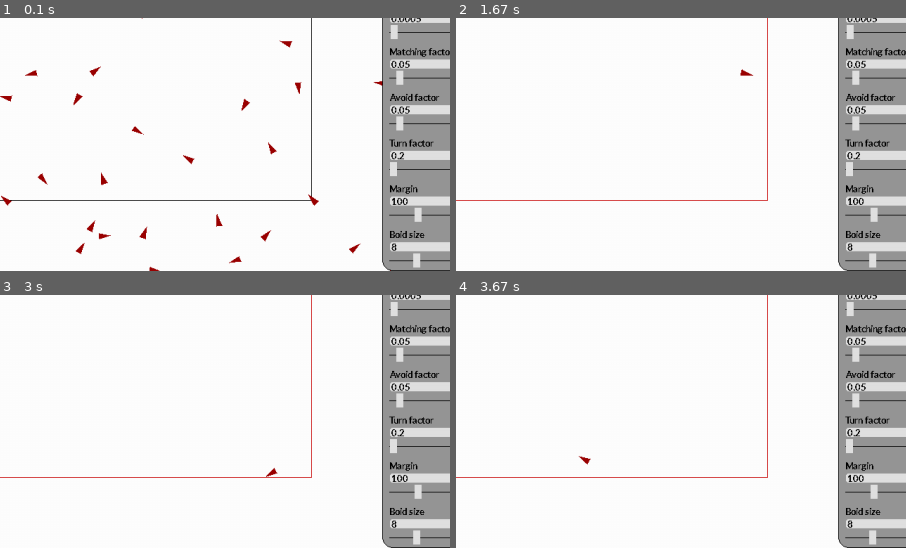
Above: before the commit, frames 1-4 (two rows, left to right).
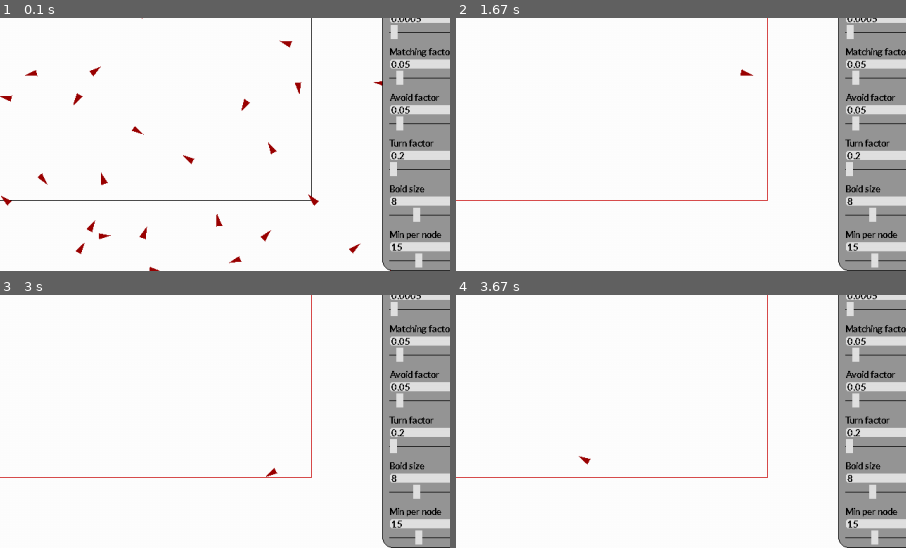
Above: after the commit, the same moments.

Repository: Peter-Vanderhyde/Boid-Simulation
Game: pygame game, started from main.py
The game is run twice, just before and just after one commit, with the same random seed, the same clock (stepped at 60 frames per second) and the same inputs.
Inputs (mouse positions are % of the whole screen's width and height, from its top left):
- Up to frame 1 (0.1 s): no input
- Up to frame 2 (1.67 s): tap G at 0.33 s; press the mouse at (87, 26) at 0.7 s; move the mouse to (79, 31) at 0.8 s; release the mouse at (71, 37) at 0.93 s; press the mouse at (87, 8) at 1.03 s; move the mouse to (58, 21) at 1.13 s; release the mouse at (29, 34) at 1.27 s; press the mouse at (87, 5) at 1.37 s; move the mouse to (65, 11) at 1.47 s; release the mouse at (42, 17) at 1.6 s
- Up to frame 3 (3 s): hold Right 1.67-2.13 s; click "6" at 2.22 s; hold Right 2.5-2.97 s
- Up to frame 4 (3.67 s): click (70, 21) at 3.05 s; press the mouse at (87, 17) at 3.37 s; move the mouse to (74, 19) at 3.47 s; release the mouse at (61, 21) at 3.6 s
The pictures show only the part of the screen within x 38-88%, y 50-100%; the shares and areas given below are measured in that part.

The runs differ from the first frame. In frame 1, 0.6% of the frame differs, in the area x 86-99%, y 66-99%; in frame 2, 0.6%; in frame 3, 0.6%; in frame 4, 0.6%.

Commit message:
Finishing touches on tree and comments

Diff:
--- a/canvas.py
+++ b/canvas.py
@@ -13,7 +13,7 @@
         self.height = self.screen.get_height()
         self.sidebar = None
 
-        margin = settings["margin"]["value"]
+        margin = 100 # settings["margin"]["value"]
         # Create rectangle area the boids will try to stay within
         # ((corner_x, corner_y), (width, height))
         self.active_area = ((margin, margin),
@@ -86,6 +86,6 @@
                 elif event.key == pygame.K_TAB:
                     self.show_circles = not self.show_circles # Show view circles around boids
                 elif event.key == pygame.K_g:
-                    self.show_grid = not self.show_grid
+                    self.show_grid = not self.show_grid # Display the nodes of the quad tree
 
             self.sidebar.check_event(event)
--- a/main.py
+++ b/main.py
@@ -56,11 +56,11 @@
         "min": 0,
         "max": 5
     },
-    "margin": {
-        "value": 100,
-        "min": 0,
-        "max": None
-    },
+    # "margin": {
+    #     "value": 100,
+    #     "min": 0,
+    #     "max": None
+    # },
     "boid size": {
         "value": 8,
         "min": 0.01,
@@ -124,7 +124,8 @@
     clock = pygame.time.Clock() # Allows pygame to limit the fps
     last_frame = time.time()
 
-    settings["margin"]["max"] = min(width, height) / 2 - 1
+    # Setting margin not yet working
+    # settings["margin"]["max"] = min(width, height) / 2 - 1
     canvas = Canvas(width, height, (255, 255, 255), settings) # Handles functions for drawing, and events
     canvas.create_sidebar(width=250, margins=(10, 10))
     for key in settings.keys():
@@ -143,7 +144,7 @@
         minimum = settings["min per node"]["value"]
         maximum = settings["max per node"]["value"]
         if int(minimum) != tree.min_nodes or int(maximum) != tree.max_nodes:
-            tree.update(int(minimum), int(maximum))
+            tree.update_node_size(int(minimum), int(maximum))
 
         """ New Simulation Method """
         boid_setting = int(settings["boids"]["value"])
@@ -155,17 +156,6 @@
 
         simulation.simulate(boids, canvas.active_area, settings, tree, dt)
 
-        """ Old Simulation Method """
-        # boid_setting = int(settings["boids"]["value"])
-        # if boid_setting != len(boids):
-        #     if len(boids) < boid_setting:
-        #         boids += create_boids(width, height, tree=tree, num_of_boids=boid_setting - len(boids))
-        #     else:
-        #         while len(boids) > boid_setting:
-        #             boids.remove(random.choice(boids))
-
-        # simulation.old_simulate(boids, canvas.active_area, settings, dt)
-
         canvas.draw(boids)
 
         pygame.display.update()
--- a/quad_tree.py
+++ b/quad_tree.py
@@ -5,6 +5,8 @@
 
 
 def create_tree(width, height, center, max_nodes, min_nodes):
+    """Returns a tree based on the width, height, etc."""
+
     tl = Vector(center.x - width // 2, center.y - height // 2)
     br = tl + Vector(width, height)
     tree = QuadTree(tl, br, max_nodes=max_nodes, min_nodes=min_nodes)
@@ -18,12 +20,14 @@
 
 
 class QuadTree:
+    """A quad tree containing multiple nodes per leaf that dynamically change as the nodes move."""
+
     def __init__(self, top_left, bottom_right, nodes=[], parent=None, max_nodes=25, min_nodes=15):
         self.nodes = nodes
         self.parent = parent
-        self.max_nodes = max_nodes
-        self.min_nodes = min_nodes
-        self.node_count = len(nodes)
+        self.max_nodes = max_nodes # Node number at which the leaf will subdivide
+        self.min_nodes = min_nodes # Node number at which a parent will reabsorb its kids' nodes
+        self.node_count = len(nodes) # The number of total nodes whithin all children combined
         self.leaf = True
         self.tl_corner = top_left
         self.br_corner = bottom_right
@@ -46,7 +50,7 @@
         self.insert_node(Node(boid))
 
     def get_child(self, string):
-        """Returns the tree object of the given child string."""
+        """Returns the child tree object based on the given child string."""
 
         try:
             return self.children[string]
@@ -54,14 +58,14 @@
             raise RuntimeError(f"Unable to retrieve child with the string '{string}'.")
 
     def set_child(self, string, tree):
-        """Sets the tree object of the given child string."""
+        """Sets the child tree object of the given child string."""
 
         if tree is None or type(tree) == QuadTree:
             self.children[string] = tree
         else:
             raise TypeError("Attempted to set child as non quadtree type.")
 
-    def find_child_for_node(self, n):
+    def find_child_string_for_node(self, n):
         """Returns the string of which child quad the node is inside."""
 
         x, y = self.center
@@ -119,10 +123,12 @@
             raise RuntimeError("Received invalid child string.")
 
     def divide(self):
+        """Subdivides the current leaf and separate its nodes into the appropriate children."""
+
         for node in self.nodes:
-            child_string = self.find_child_for_node(node)
+            child_string = self.find_child_string_for_node(node)
             child = self.get_child(child_string)
-            if child is None:
+            if child is None: # No child in that quadrant yet
                 self.create_child(child_string, node, self)
             else:
                 child.insert_node(node)
@@ -131,18 +137,21 @@
         self.leaf = False
 
     def insert_node(self, n):
+        """Finds the correct leaf to place the given node into."""
+
         if self.leaf:
             self.nodes.append(n)
             self.node_count += 1
             if len(self.nodes) > self.max_nodes and\
                     abs(self.tl_corner.x - self.br_corner.x) >= 4 and\
-                    abs(self.tl_corner.y - self.br_corner.y) >= 4: # There's room for more subtrees:
+                    abs(self.tl_corner.y - self.br_corner.y) >= 4: # There's room for more subtrees
                 # The node has too many objects, so it will subdivide
                 self.divide()
         else:
-            child_string = self.find_child_for_node(n)
+            child_string = self.find_child_string_for_node(n)
             child = self.get_child(child_string)
             if child is None:
+                # Create a new leaf to place the node in
                 self.create_child(child_string, n, self)
             else:
                 child.insert_node(n)
@@ -150,7 +159,9 @@
             self.node_count += 1
 
     def get_all_leaves(self):
-        if self.nodes != []:
+        """Finds all of the leaves' nodes within itself/its children."""
+
+        if self.leaf: # Reached a leaf
             return self.nodes
         else:
             leaves = []
@@ -161,11 +172,15 @@
             return leaves
 
     def reabsorb(self):
+        """Finds every node in its children, at makes itself a leaf to hold them, and deletes its children."""
+
         self.nodes = self.get_all_leaves()
         self.clear_children()
         self.leaf = True
 
     def remove_node(self, n):
+        """Checks the appropriate leaf where the node should be located, then removes it when found."""
+
         if self.nodes != []:
             for index, node in enumerate(self.nodes):
                 if node.boid is n.boid:
@@ -175,57 +190,85 @@
 
             raise RuntimeError("Unable to find boid in tree.")
         else:
-            child_string = self.find_child_for_node(n)
+            child_string = self.find_child_string_for_node(n)
             child = self.get_child(child_string)
             if child is None:
                 raise RuntimeError("Unable to find boid in tree.")
 
             child.remove_node(n)
             self.node_count -= 1
-            if child.node_count <= 0:
-                self.set_child(child_string, None)
+            if child.node_count <= 0: # No nodes left in that child
+                self.set_child(child_string, None) # Remove the child
 
             if self.node_count < self.min_nodes:
+                # The combined nodes in its children are less than the minimum, so combine them
                 self.reabsorb()
 
     def get_possible_nodes(self, check_rect):
+        """Based on a given Rect, find all nodes who overlap with that rect, as
+        they may contain nodes within the Rect."""
+
         if self.leaf:
             return self.nodes
         else:
             all_nodes = []
             for child in self.children.values():
-                if child and check_rect.colliderect(child.rect):
+                if child and check_rect.colliderect(child.rect): # Overlaps
                     all_nodes += child.get_possible_nodes(check_rect)
 
             return all_nodes
 
     def find_points_in_radius(self, position, radius):
-        rect = Rect(position.x - radius, position.y - radius, radius*2, radius*2)
+        """First finds the possible nodes within a Rect surrounding
+        the circle. Then it checks each node separately to see if it is within the circle."""
+
+        rect = Rect(position.x - radius, position.y - radius, radius*2, radius*2) # Rect surrounding circle
         possible_points = self.get_possible_nodes(rect)
         in_range = []
-        for node in possible_points:
-            if position.distance_squared_to(node.boid.position) <= radius**2:
+        for node in possible_points: # Check each node separately
+            if position.distance_squared_to(node.boid.position) <= radius**2: # Checking the square for computation time
                 in_range.append(node)
 
         return in_range
 
     def get_boids_in_sight(self, boid):
-        nodes = self.find_points_in_radius(boid.position, max(boid.settings["view distance"]["value"], boid.settings["separation distance"]["value"]))
-        return [node.boid for node in nodes]
+        """This finds all boids within sight of this boid based on the boids'
+        position and view distance."""
+
+        nodes = self.find_points_in_radius(boid.position,
+                                           max(boid.settings["view distance"]["value"],
+                                            boid.settings["separation distance"]["value"]))
+        return [node.boid for node in nodes] # Return the boids, not the nodes
 
     def adjust_boid_position(self, boid, dt):
-        node = Node(boid)
-        boid.position += boid.velocity * dt * 60
-        return self.update_node(node)
+        """This will move the boid based on its velocity. It then checks
+        where it used to be in the tree and checks whether it would still
+        stay within that leaf. If not, it is moved."""
+
+        node = Node(boid) # Make a node based on the old position
+        boid.position += boid.velocity * dt * 60 # Update its position
+        outside_tree_bounds = self.update_node(node)
+        # If a node was returned, the new node climbed so far up the tree trying to find
+        # the correct node that it exited. This means there is no leaf that
+        # can contain it
+        if outside_tree_bounds:
+            # Quick dirty fix
+            boid.velocity *= -1 # Reverse the velocity
+            boid.position += boid.velocity * dt * 60 # Move the boid back within the bounds of the tree
+            self.insert_boid(boid)
 
     def update_node(self, n):
+        """Find where this node is, check if it can stay in the same leaf.
+        Either update the old node, or move the node to a new leaf."""
+
         if self.leaf:
             for node in self.nodes:
-                if node.boid is n.boid:
-                    if self.rect.collidepoint(n.boid.position):
+                if node.boid is n.boid: # Found old node
+                    if self.rect.collidepoint(n.boid.position): # Can stay within the leaf
+                        # Update the old node
                         node.x = n.boid.position.x
                         node.y = n.boid.position.y
-                        return False
+                        return False # Found a satisfactory leaf
                     else:
                         self.nodes.remove(node)
                         self.node_count -= 1
@@ -233,46 +276,60 @@
 
             raise RuntimeError("Unable to find boid.")
         else:
-            child_string = self.find_child_for_node(n)
+            child_string = self.find_child_string_for_node(n)
             child = self.get_child(child_string)
             if child is None:
                 raise RuntimeError("Unable to find boid.")
 
             node = child.update_node(n)
-            if not node:
+            if not node: # Node was updated
                 return False
             else:
+                # Need to find the correct new leaf
                 self.node_count -= 1
-                if child.node_count <= 0:
+                if child.node_count <= 0: # The child it was just removed from should be deleted
                     self.set_child(child_string, None)
 
-                if self.rect.collidepoint(n.boid.position):
+                if self.rect.collidepoint(n.boid.position): # The node fits somewhere within the current node
                     n.x = n.boid.position.x
                     n.y = n.boid.position.y
                     self.insert_node(n)
                     return False
                 else:
-                    if self.node_count < self.min_nodes:
+                    if self.node_count < self.min_nodes: # Update the tree as it goes
                         self.reabsorb()
+
                     return n
 
-    def update(self, minimum, maximum):
+    def update_node_size(self, minimum, maximum):
+        """Changes the minimum and maximum node sizes for the tree
+        as the setting is dynamically altered."""
+
         self.min_nodes = minimum
         self.max_nodes = maximum
         if self.leaf:
             return
+
+        # Propogate the change to its children
         for child in self.children.values():
             if child:
-                child.update(minimum, maximum)
+                child.update_node_size(minimum, maximum)
 
     def draw_grid(self, screen):
-        pygame.draw.rect(screen, (150, 150, 150), (self.rect.left, self.rect.top, self.rect.width + 1, self.rect.height + 1), 1)
+        """For display the node quadrants on the simulation screen."""
+
+        pygame.draw.rect(screen, (150, 150, 150), (self.rect.left,
+                                                   self.rect.top,
+                                                   self.rect.width + 1,
+                                                   self.rect.height + 1), 1)
         if not self.leaf:
             for child in self.children.values():
                 if child:
                     child.draw_grid(screen)
 
     def draw(self, screen):
+        """For drawing the grid in the testing/example view."""
+
         if self.leaf:
             for node in self.nodes:
                 pygame.draw.circle(screen, node.boid.color, (node.x, node.y), 2)
@@ -288,10 +345,11 @@
 
 if __name__ == '__main__':
     import pygame
-    import sys, time
+    import sys
     from pygame.locals import *
     from main import create_boids
     import random
+
     screen = pygame.display.set_mode((1280,720))
     tree = QuadTree(Vector(0, 0), Vector(1280, 720), max_nodes=25, min_nodes=15)
     boids = []
@@ -304,21 +362,24 @@
                     pygame.quit()
                     sys.exit()
                 elif event.key == K_EQUALS:
+                    # Add 200 boids to the tree
                     new_boids = create_boids(1280, 720, tree, 200)
-
                     boids += new_boids
                 elif event.key == K_MINUS and boids:
-                    for i in range(min(50, len(boids))):
+                    for i in range(min(100, len(boids))):
                         boid = random.choice(boids)
                         tree.remove_boid(boid)
                         boids.remove(boid)
                 elif event.key == K_RETURN:
+                    # Create a random circle, to show finding nodes within a radius
                     position = Vector(random.randint(0, 1280), random.randint(0, 720))
                     circle = [position, random.randint(1, 1280)]
             elif event.type == MOUSEBUTTONDOWN:
+                # Add a boid at the position of the click
                 pos = Vector(pygame.mouse.get_pos())
                 boid = Boid(pos, Vector(0, 1), None)
                 success = tree.insert_boid(boid)
+                boids.append(boid)
 
         screen.fill((255, 255, 255))
         tree.draw(screen)
@@ -328,9 +389,5 @@
                 pygame.draw.circle(screen, (0, 255, 0), node.boid.position, 2)
 
             pygame.draw.circle(screen, (0, 200, 0), circle[0], circle[1], 2)
+
         pygame.display.update()
-        for boid in boids:
-            failed = tree.adjust_boid_position(boid)
-            if failed:
-                boid.velocity *= -1
-                tree.insert_boid(boid)
--- a/simulation.py
+++ b/simulation.py
@@ -81,70 +81,3 @@
 
 
         tree.adjust_boid_position(boid, dt)
-
-
-def old_simulate(boids, active_area, settings, dt):
-    """Simulates the movement of the boids based on the settings."""
-
-    for boid in boids:
-        avoid_vector = Vector(0, 0)
-        neighboring_boids = 0
-        average_pos = Vector(0, 0)
-        average_vel = Vector(0, 0)
-        view_distance, separation_distance, centering_factor, \
-            matching_factor, avoid_factor, turn_factor, \
-            min_speed, max_speed = get_necessary_settings(settings)
-        for other in boids:
-            if boid is not other:
-                distance_to_other = boid.position - other.position
-
-                # Quick general test to see if possibly close enough to see each other
-                if abs(distance_to_other.x) < view_distance and abs(distance_to_other.y) < view_distance:
-                    squared_distance = distance_to_other.x * distance_to_other.x + distance_to_other.y * distance_to_other.y
-
-                    # Testing squared distances because it's faster than using sqrt
-                    if squared_distance < separation_distance * separation_distance:  # Is too close and needs to steer away
-                        avoid_vector += distance_to_other # Adding all the close boids results in the vector pointing away from all
-                    elif squared_distance < view_distance * view_distance:  # Not too close, but still in view
-                        average_pos += other.position
-                        average_vel += other.velocity
-                        neighboring_boids += 1
-
-
-        if neighboring_boids > 0:
-            # Try to match surrounding boids
-            position_average = average_pos / neighboring_boids
-            velocity_average = average_vel / neighboring_boids
-
-            # The settings decide whether the boid prioritizes positioning in the middle, or pointing the same way
-            boid.velocity = (boid.velocity +
-                                (position_average - boid.position) * centering_factor +
-                                (velocity_average - boid.velocity) * matching_factor)
-
-        boid.velocity = boid.velocity + (avoid_vector * avoid_factor)
-
-        speed = boid.velocity.length()
-        if speed == 0:
-            speed = 0.0001
-        # Clamp speed
-        if speed > max_speed:
-            boid.velocity.x = (boid.velocity.x / speed) * max_speed
-            boid.velocity.y = (boid.velocity.y / speed) * max_speed
-        if speed < min_speed:
-            boid.velocity.x = (boid.velocity.x / speed) * min_speed
-            boid.velocity.y = (boid.velocity.y / speed) * min_speed
-
-        margin_pos_x, margin_pos_y = active_area[0]
-        arena_width, arena_height = active_area[1]
-        # Turn around when outside active area
-        if boid.position.y < margin_pos_y:
-            boid.velocity.y += turn_factor
-        if boid.position.x < margin_pos_x:
-            boid.velocity.x += turn_factor
-        if boid.position.y > margin_pos_y + arena_height:
-            boid.velocity.y -= turn_factor
-        if boid.position.x > margin_pos_x + arena_width:
-            boid.velocity.x -= turn_factor
-
-
-        boid.position += boid.velocity * dt * 60
--- a/tempCodeRunnerFile.py
+++ /dev/null
@@ -1,2 +0,0 @@
-
-        flipped_y = random.choice([-1, 1])
--- a/vector-tests.py
+++ /dev/null
@@ -1,28 +0,0 @@
-import unittest
-from vector import Vector
-
-
-class TestVectorMethods(unittest.TestCase):
-    def test_vector_neg(self):
-        v = Vector(2, 3)
-        v1 = Vector(2, -3)
-        v2 = Vector(-2, 3)
-        v3 = Vector(-2, -3)
-        self.assertEqual((-v).values(), (-2, -3))
-        self.assertEqual((-v1).values(), (-2, 3))
-        self.assertEqual((-v2).values(), (2, -3))
-        self.assertEqual((-v3).values(), (2, 3))
-
-    def test_vector_add(self):
-        v = Vector(2, 3)
-        v2 = Vector(4, 4)
-        self.assertEqual((v + v2).values(), (6, 7))
-
-    def test_vector_sub(self):
-        v = Vector(2, 3)
-        v2 = Vector(4, 4)
-        self.assertEqual((v - v2).values(), (-2, -1))
-
-
-if __name__ == "__main__":
-    unittest.main()
--- a/vector.py
+++ /dev/null
@@ -1,94 +0,0 @@
-import math
-
-
-class Vector:
-    """A custom vector class for simplifying arithmetic operations."""
-
-    def __init__(self, x=0, y=0):
-        self.x = x
-        self.y = y
-
-    def __add__(self, other):
-        if isinstance(other, Vector):
-            return Vector(self.x + other.x, self.y + other.y)
-        elif isinstance(other, (int, float)):
-            return Vector(self.x + other, self.y + other)
-        else:
-            raise RuntimeError(f"Cannot add Vector and {type(other)}.")
-
-    def __sub__(self, other):
-        if isinstance(other, (Vector, int, float)):
-            return self.__add__(-other)
-        else:
-            raise RuntimeError(f"Cannot subtract Vector and {type(other)}.")
-
-    def __neg__(self):
-        return Vector(-self.x, -self.y)
-
-    def __mul__(self, other):
-        if isinstance(other, (int, float)):
-            return Vector(self.x * other, self.y * other)
-        else:
-            raise RuntimeError(f"Attempt to multiply Vector by {type(other)}.")
-
-    def __truediv__(self, other):
-        if isinstance(other, (int, float)):
-            if other == 0:
-                raise RuntimeError("Cannot divide Vector by 0.")
-
-            return Vector(self.x / other, self.y / other)
-        else:
-            raise RuntimeError(f"Attempt to divide Vector by {type(other)}.")
-
-    def __itruediv__(self, other):
-        if isinstance(other, (int, float)):
-            if other == 0:
-                raise RuntimeError("Cannot divide Vector by 0.")
-
-            self.x /= other
-            self.y /= other
-            return self
-        else:
-            raise RuntimeError(f"Attempt to divide Vector by {type(other)}.")
-
-    def __floordiv__(self, other):
-        if isinstance(other, (int, float)):
-            if other == 0:
-                raise RuntimeError("Cannot divide Vector by 0.")
-
-            return Vector(self.x // other, self.y // other)
-        else:
-            raise RuntimeError(f"Attempt to divide Vector by {type(other)}.")
-
-    def __ifloordiv__(self, other):
-        if isinstance(other, (int, float)):
-            if other == 0:
-                raise RuntimeError("Cannot divide Vector by 0.")
-
-            self.x //= other
-            self.y //= other
-            return self
-        else:
-            raise RuntimeError(f"Attempt to divide Vector by {type(other)}.")
-
-    def __str__(self):
-        return f"({self.x}, {self.y})"
-
-    def values(self):
-        return self.x, self.y
-
-    def length(self):
-        return math.sqrt(self.x * self.x + self.y * self.y)
-
-    def normalize(self):
-        length = self.length()
-        if length == 0:
-            raise RuntimeError("Cannot normalize Vector of length 0.")
-
-        return self.__truediv__(length)
-
-
-if __name__ == '__main__':
-    v = Vector(3, 4)
-    v /= 10
-    print(v)
